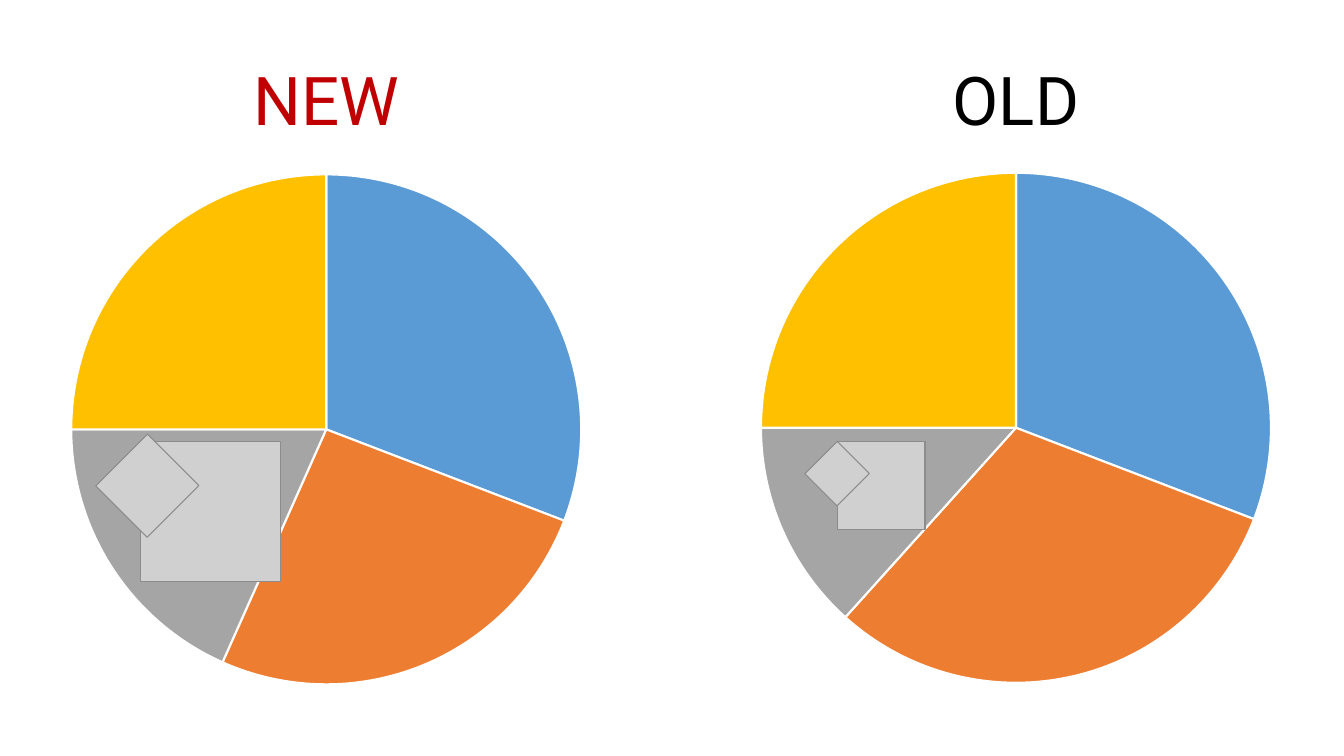
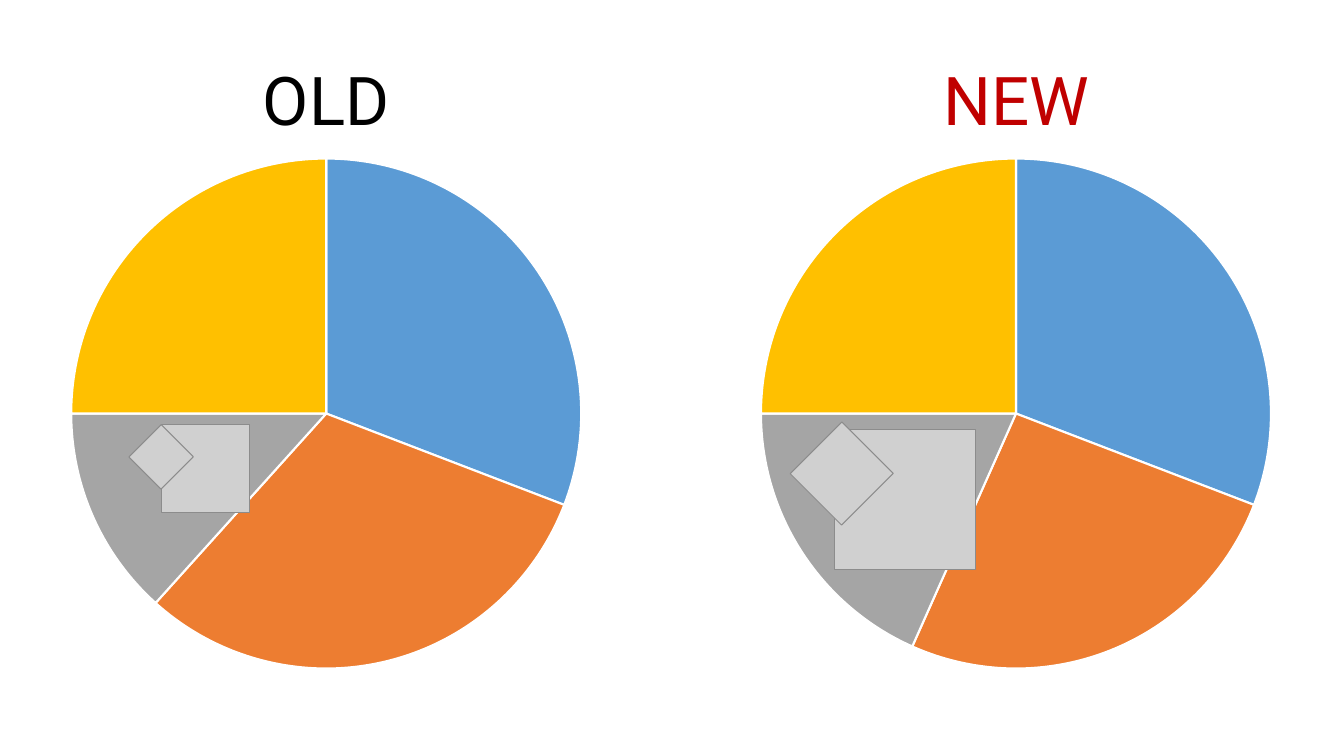
Before and after one commit to rkhaimov/brain-gym, a slide deck: slide 83 of Презентация.pptx. Drawn at 1344x756 pixels with LibreOffice and Linux fonts; fonts in the diff are those of the drawing; grey boxes stand for pictures; background and template pictures are left out. Boxes give left, top, right and bottom in pixels: in the first picture for what was removed or moved away, otherwise in the second. Text is boxed around its words. In the diff, an @@ line names an element or a change of style, - is before the commit and + after.

Commit message:
Final version

```diff
--- a/Презентация.pptx
+++ b/Презентация.pptx
@@ text "OLD": place and size @@
-text "OLD" at bbox=[953, 76, 1079, 126]
+text "OLD" at bbox=[263, 76, 389, 126]
@@ text "NEW": place and size @@
-text "NEW" at bbox=[253, 77, 399, 125]
+text "NEW" at bbox=[943, 77, 1089, 125]
@@ pie chart: place and size @@
-pie chart at bbox=[0, 160, 729, 699]
+pie chart at bbox=[0, 144, 729, 683]
@@ pie chart at bbox=[0, 144, 729, 683] @@
@@ Series 1, 2: 26 to 31 @@
@@ Series 1, 3: 18 to 13 @@
@@ pie chart at bbox=[613, 144, 1344, 683] @@
@@ Series 1, 2: 31 to 26 @@
@@ Series 1, 3: 13 to 18 @@
@@ pie chart: place and size @@
-pie chart at bbox=[613, 159, 1344, 698]
+pie chart at bbox=[613, 144, 1344, 683]
@@ picture: place and size @@
-picture at bbox=[805, 441, 869, 505]
+picture at bbox=[129, 424, 193, 488]
@@ picture: place and size @@
-picture at bbox=[837, 442, 925, 529]
+picture at bbox=[161, 424, 249, 512]
@@ picture: place and size @@
-picture at bbox=[96, 434, 199, 537]
+picture at bbox=[790, 422, 894, 525]
@@ picture: place and size @@
-picture at bbox=[140, 442, 280, 582]
+picture at bbox=[835, 430, 975, 570]
```
Also in this commit, not shown: 49 other slides changed, 1 slide added, 1 slide removed.
